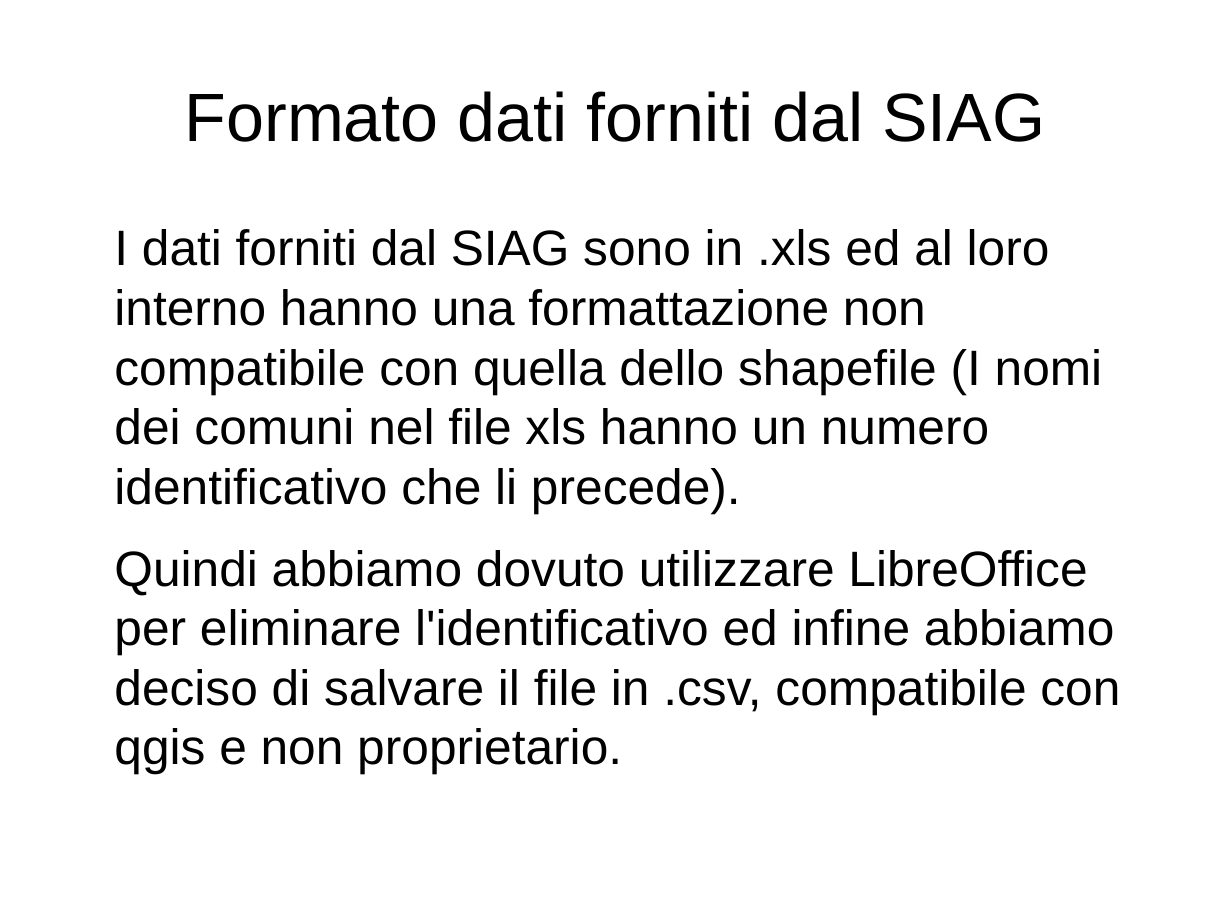
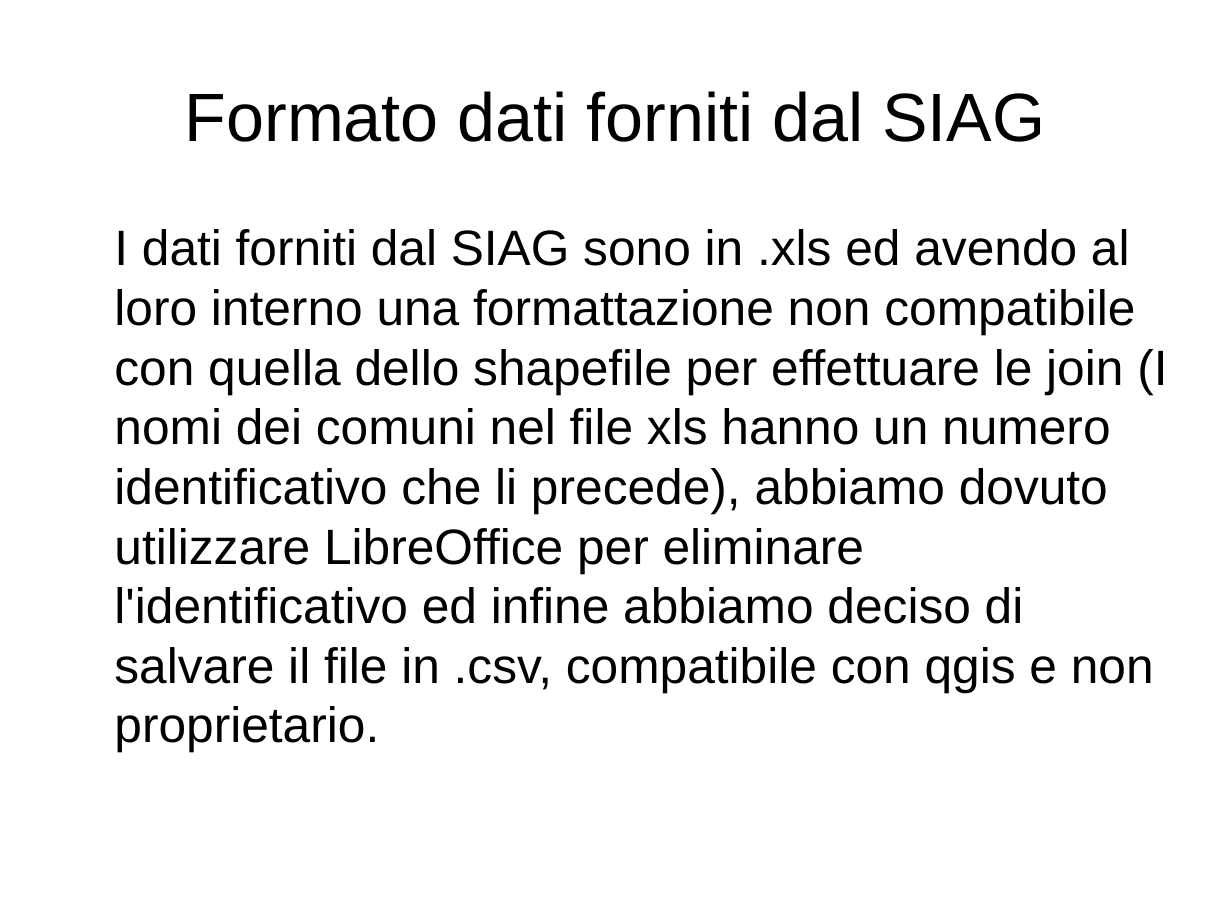
Before and after one commit to MascioSpam/esame_bdt, a slide deck: slide 7 of relazione.odp. Drawn at 1232x924 pixels with LibreOffice and Linux fonts; fonts in the diff are those of the drawing. Boxes give left, top, right and bottom in pixels: in the first picture for what was removed or moved away, otherwise in the second. Text is boxed around its words. In the diff, an @@ line names an element or a change of style, - is before the commit and + after.

```diff
--- a/relazione.odp
+++ b/relazione.odp
@@ text at (114,229,1167,752): text changed @@
-I dati forniti dal SIAG sono in .xls ed al loro interno hanno una formattazione non compatibile con quella dello shapefile (I nomi dei comuni nel file xls hanno un numero identificativo che li precede).
-Quindi abbiamo dovuto utilizzare LibreOffice per eliminare l'identificativo ed infine abbiamo deciso di salvare il file in .csv, compatibile con qgis e non proprietario.
+I dati forniti dal SIAG sono in .xls ed avendo al loro interno una formattazione non compatibile con quella dello shapefile per effettuare le join (I nomi dei comuni nel file xls hanno un numero identificativo che li precede), abbiamo dovuto utilizzare LibreOffice per eliminare l'identificativo ed infine abbiamo deciso di salvare il file in .csv, compatibile con qgis e non proprietario.
```
Also in this commit, not shown: 2 other slides changed, 5 slides added, 2 slides removed, 1 other file.
